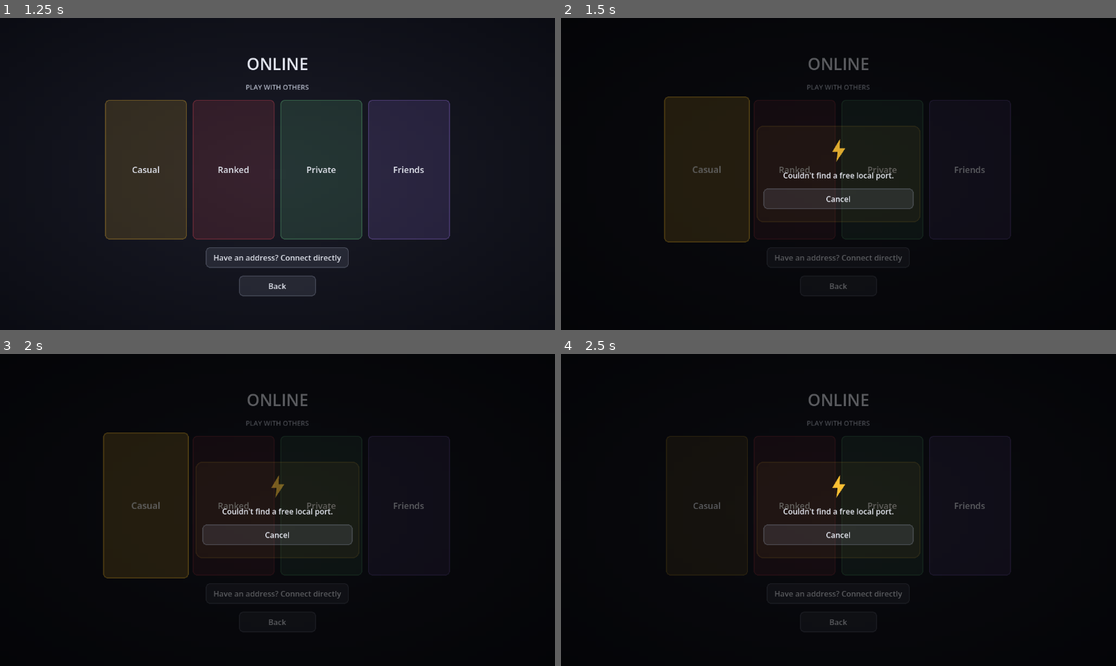
Above: before the commit, frames 1-4 (two rows, left to right).
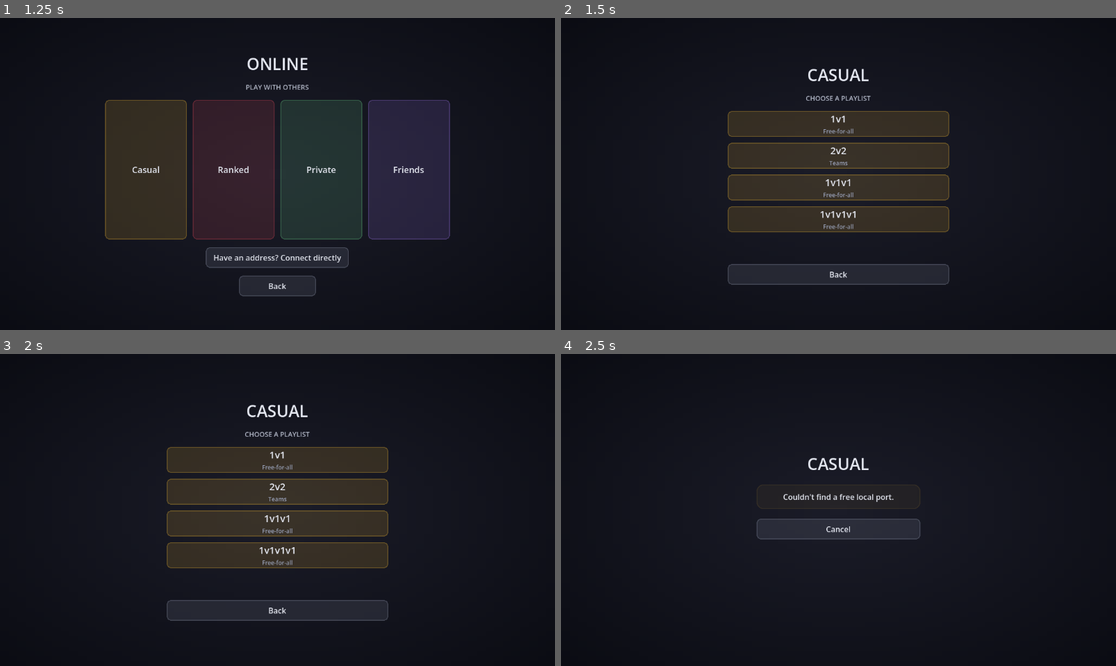
Above: after the commit, the same moments.

Repository: SumDumIdiut/tag
Game: Godot game, scene res://main/bootstrap.tscn
Same seed, same stepped clock (60 frames per second), same inputs: the game is played once before the commit and once after it.
Inputs (mouse positions are in pixels of both pictures, inside the frame that each line leads up to):
- Up to frame 1 (1.25 s): click "ONLINE" at 0.5 s
- Up to frame 2 (1.5 s): click "Casual" at 1.25 s
- Up to frame 3 (2 s): no input
- Up to frame 4 (2.5 s): click (838, 460) at 2.02 s

Frame 1 is identical in both runs. In frame 2, 15% of the frame differs, in the area x 18-77%, y 12-87%; in frame 3, 15%; in frame 4, 2.5%.

Commit message:
Casual gets a playlist picker, same as Ranked already has
New casual_playlist_select.gd/casual_queue.gd (near-duplicates of the
ranked equivalents, minus ELO/tier display and the pulsing icon -- text
only) -- Casual's bar now leads here instead of straight into the old
undifferentiated matchmaker. The server-side playlist-restricted-lobby
auto-start machinery already existed and already worked for casual
(_maybe_autostart_playlist_lobby), just with no client ever driving it;
the one real gap was that a casual server -- unlike a ranked one --
doesn't auto-join a connecting client into its playlist lobby, so
NetworkManager.quick_join_lobby() gains an optional playlist_id param
(default "" keeps every existing caller's behavior identical) threaded
into _server_quick_join_lobby's candidate-matching and fallback-create.

Verified with two real client processes against a real (private, no
relay registration) server: both call quick_join_lobby("1v1"), the
second correctly joins the first's lobby rather than creating a second
one, and the match auto-starts for both with the right playlist_id --
proving the previously-never-exercised casual-playlist auto-start path
actually works now that something calls it.

Diff:
--- /dev/null
+++ b/game/main/casual_playlist_select.gd
@@ -0,0 +1,74 @@
+extends Control
+
+# Casual's own playlist picker -- near-duplicate of ranked_playlist_select.gd
+# (no ELO/tier display, casual has none) since the two screens' actual
+# content diverges enough (accent color, target scene, party restriction
+# messaging is identical but the underlying queue differs -- see
+# casual_queue.gd vs ranked_queue.gd) that sharing a base class would cost
+# more than the small duplication saves.
+
+const UIStyle := preload("res://ui/ui_style.gd")
+const PlaylistCatalog := preload("res://net/playlist_catalog.gd")
+
+@onready var playlist_grid: GridContainer = $VBox/PlaylistGrid
+@onready var back_button: Button = $VBox/BackButton
+
+var _cards := {} # playlist_id -> Button
+
+func _ready() -> void:
+	UIStyle.add_background(self, "casual_queue")
+	UIStyle.style_back_button(back_button)
+	back_button.pressed.connect(_on_back_pressed)
+
+	for id in PlaylistCatalog.PLAYLIST_ORDER:
+		var card := _build_card(id)
+		_cards[id] = card
+		playlist_grid.add_child(card)
+
+	PartyManager.party_updated.connect(_update_restrictions)
+	_update_restrictions(PartyManager.current_party)
+
+func _update_restrictions(_party: Dictionary) -> void:
+	var size := PartyManager.party_size()
+	for id in _cards.keys():
+		UIStyle.set_disabled_overlay(_cards[id], not PlaylistCatalog.fits_party(id, size))
+
+func _build_card(playlist_id: String) -> Button:
+	var btn := Button.new()
+	btn.text = ""
+	btn.custom_minimum_size = Vector2(0, 54)
+	btn.size_flags_horizontal = Control.SIZE_EXPAND_FILL
+	btn.focus_mode = Control.FOCUS_ALL
+	btn.clip_contents = true
+	UIStyle.style_button(btn, UIStyle.COLOR_QUICKPLAY, 10, false)
+	btn.pressed.connect(_on_playlist_pressed.bind(playlist_id))
+
+	var text_box := VBoxContainer.new()
+	text_box.mouse_filter = Control.MOUSE_FILTER_IGNORE
+	text_box.set_anchors_preset(Control.PRESET_FULL_RECT)
+	text_box.alignment = BoxContainer.ALIGNMENT_CENTER
+	btn.add_child(text_box)
+
+	var name_label := Label.new()
+	name_label.text = PlaylistCatalog.display_name(playlist_id)
+	name_label.horizontal_alignment = HORIZONTAL_ALIGNMENT_CENTER
+	name_label.size_flags_horizontal = Control.SIZE_EXPAND_FILL
+	name_label.add_theme_font_size_override("font_size", 20)
+	text_box.add_child(name_label)
+
+	var sub_label := Label.new()
+	sub_label.text = "Teams" if PlaylistCatalog.is_team_mode(playlist_id) else "Free-for-all"
+	sub_label.horizontal_alignment = HORIZONTAL_ALIGNMENT_CENTER
+	sub_label.size_flags_horizontal = Control.SIZE_EXPAND_FILL
+	sub_label.add_theme_font_size_override("font_size", 12)
+	sub_label.add_theme_color_override("font_color", UIStyle.COLOR_NEUTRAL)
+	text_box.add_child(sub_label)
+
+	return btn
+
+func _on_playlist_pressed(playlist_id: String) -> void:
+	GameSettings.selected_casual_playlist = playlist_id
+	get_tree().change_scene_to_file("res://main/casual_queue.tscn")
+
+func _on_back_pressed() -> void:
+	get_tree().change_scene_to_file("res://main/online_menu.tscn")
--- /dev/null
+++ b/game/main/casual_playlist_select.tscn
@@ -0,0 +1,52 @@
+[gd_scene load_steps=3 format=3]
+
+[ext_resource type="Script" path="res://main/casual_playlist_select.gd" id="1"]
+[ext_resource type="Theme" path="res://ui/theme.tres" id="2"]
+
+[node name="CasualPlaylistSelect" type="Control"]
+layout_mode = 3
+anchors_preset = 15
+anchor_right = 1.0
+anchor_bottom = 1.0
+grow_horizontal = 2
+grow_vertical = 2
+theme = ExtResource("2")
+script = ExtResource("1")
+
+[node name="VBox" type="VBoxContainer" parent="."]
+layout_mode = 1
+anchors_preset = 8
+anchor_left = 0.5
+anchor_top = 0.5
+anchor_right = 0.5
+anchor_bottom = 0.5
+offset_left = -230.0
+offset_top = -230.0
+offset_right = 230.0
+offset_bottom = 230.0
+theme_override_constants/separation = 16
+
+[node name="Title" type="Label" parent="VBox"]
+layout_mode = 2
+theme_override_font_sizes/font_size = 34
+horizontal_alignment = 1
+text = "CASUAL"
+
+[node name="Subtitle" type="Label" parent="VBox"]
+layout_mode = 2
+theme_override_colors/font_color = Color(0.7, 0.72, 0.78, 1)
+theme_override_font_sizes/font_size = 14
+horizontal_alignment = 1
+text = "CHOOSE A PLAYLIST"
+
+[node name="PlaylistGrid" type="GridContainer" parent="VBox"]
+layout_mode = 2
+size_flags_vertical = 3
+columns = 1
+theme_override_constants/h_separation = 16
+theme_override_constants/v_separation = 12
+
+[node name="BackButton" type="Button" parent="VBox"]
+layout_mode = 2
+custom_minimum_size = Vector2(0, 36)
+text = "Back"
--- /dev/null
+++ b/game/main/casual_queue.gd
@@ -0,0 +1,165 @@
+extends Control
+
+# "Find Casual Match" for a specific playlist -- near-duplicate of
+# ranked_queue.gd's shape, with two real differences: a casual server
+# doesn't auto-join a connecting client into its playlist lobby the way
+# NetworkManager.is_ranked_server does server-side (see
+# _server_register_player), so this screen has to explicitly call
+# quick_join_lobby(_playlist_id) once connected; and there's no ELO/tier
+# anything to fetch or show, so match_intro's roster cards just render
+# plain (ranked=false).
+
+const MATCH_INTRO_SCENE := preload("res://main/match_intro.tscn")
+const DIRECTORY_URL := "https://codecade.co.za/tag/api/servers"
+const RELAY_JOIN_BASE := "wss://codecade.co.za/tag/relay/join/"
+
+const UIStyle := preload("res://ui/ui_style.gd")
+const PlaylistCatalog := preload("res://net/playlist_catalog.gd")
+const TeamLobbyViewScene := preload("res://ui/team_lobby_view.gd")
+const MapVotePopupScene := preload("res://ui/map_vote_popup.gd")
+
+@onready var status_label: Label = $VBox/StatusPanel/StatusBox/StatusLabel
+@onready var back_button: Button = $VBox/BackButton
+
+var _http: HTTPRequest
+var _spawner: LocalServerSpawner
+var _username := ""
+var _playlist_id := ""
+var _team_view: TeamLobbyView
+var _map_vote_popup: MapVotePopup
+# See ranked_queue.gd's identical field for why every async callback below
+# checks this first -- NetworkManager's signals outlive this screen.
+var _cancelled := false
+
+func _ready() -> void:
+	_playlist_id = GameSettings.selected_casual_playlist
+	UIStyle.add_background(self, "casual_queue")
+	$VBox/StatusPanel.add_theme_stylebox_override("panel", UIStyle.panel_box(UIStyle.COLOR_QUICKPLAY))
+	UIStyle.style_back_button(back_button)
+	if PlaylistCatalog.is_team_mode(_playlist_id):
+		_build_team_view()
+	_map_vote_popup = MapVotePopupScene.new()
+	add_child(_map_vote_popup)
+
+	back_button.pressed.connect(_on_back_pressed)
+	_username = GameSettings.saved_username
+	GameSettings.save_username(_username)
+
+	_http = HTTPRequest.new()
+	add_child(_http)
+	_http.request_completed.connect(_on_directory_response)
+
+	_spawner = LocalServerSpawner.new()
+	add_child(_spawner)
+	_spawner.failed.connect(_on_spawn_failed)
+
+	NetworkManager.connected_to_server.connect(_on_connected)
+	NetworkManager.connection_failed.connect(_on_join_existing_failed)
+	NetworkManager.match_started.connect(_on_match_started)
+	NetworkManager.lobby_state_updated.connect(_on_lobby_state_updated)
+	NetworkManager.map_vote_phase_started.connect(_on_map_vote_phase_started)
+	NetworkManager.map_vote_phase_ended.connect(_on_map_vote_phase_ended)
+
+	status_label.text = "Finding a %s match..." % PlaylistCatalog.display_name(_playlist_id)
+	if _http.request(DIRECTORY_URL) != OK:
+		_host_new_casual_server()
+
+func _build_team_view() -> void:
+	$VBox.visible = false
+	_team_view = TeamLobbyViewScene.new()
+	_team_view.set_anchors_and_offsets_preset(Control.PRESET_FULL_RECT)
+	_team_view.playlist_id = _playlist_id
+	_team_view.ranked = false
+	_team_view.my_id = NetworkManager.my_peer_id
+	add_child(_team_view)
+	_team_view.set_roster({})
+
+	var cancel_btn := Button.new()
+	cancel_btn.text = "Cancel"
+	cancel_btn.custom_minimum_size = Vector2(200, 40)
+	cancel_btn.set_anchors_preset(Control.PRESET_CENTER_BOTTOM)
+	cancel_btn.position = Vector2(-100, -50)
+	UIStyle.style_back_button(cancel_btn)
+	cancel_btn.pressed.connect(_on_back_pressed)
+	add_child(cancel_btn)
+
+func _on_map_vote_phase_started(duration: float) -> void:
+	_map_vote_popup.start_voting(duration)
+
+func _on_map_vote_phase_ended(chosen_level_id: String, countdown: float) -> void:
+	_map_vote_popup.show_result(chosen_level_id, countdown)
+
+func _on_lobby_state_updated(lobby: Dictionary) -> void:
+	if _cancelled or lobby.is_empty():
+		return
+	_map_vote_popup.set_votes(lobby.get("map_votes", {}))
+	if not _team_view:
+		return
+	_team_view.my_id = NetworkManager.my_peer_id
+	_team_view.set_roster(lobby.get("members", {}))
+
+func _on_directory_response(result: int, response_code: int, _headers: PackedStringArray, body: PackedByteArray) -> void:
+	if _cancelled:
+		return
+	if result != HTTPRequest.RESULT_SUCCESS or response_code != 200:
+		_host_new_casual_server()
+		return
+	var parsed = JSON.parse_string(body.get_string_from_utf8())
+	if typeof(parsed) != TYPE_ARRAY:
+		_host_new_casual_server()
+		return
+	var best = null
+	for s in parsed:
+		if s.get("ranked", false):
+			continue
+		if s.get("playlist", "") != _playlist_id:
+			continue
+		if s.playerCount >= s.maxPlayers:
+			continue
+		if best == null or s.playerCount > best.playerCount:
+			best = s
+	if best == null:
+		_host_new_casual_server()
+		return
+	status_label.text = "Joining a %s match..." % PlaylistCatalog.display_name(_playlist_id)
+	NetworkManager.set_username(_username)
+	NetworkManager.start_client(RELAY_JOIN_BASE + str(best.id), _username)
+
+func _on_join_existing_failed() -> void:
+	if _cancelled:
+		return
+	status_label.text = "That server just went offline -- hosting a new one instead..."
+	_host_new_casual_server()
+
+func _host_new_casual_server() -> void:
+	if _cancelled:
+		return
+	status_label.text = "No open %s matches -- starting one..." % PlaylistCatalog.display_name(_playlist_id)
+	_spawner.spawn("%s's Match" % _username, _username, ["--playlist=%s" % _playlist_id])
+
+func _on_spawn_failed(reason: String) -> void:
+	if _cancelled:
+		return
+	status_label.text = reason
+
+func _on_connected() -> void:
+	if _cancelled:
+		return
+	status_label.text = "Waiting for more players..."
+	NetworkManager.quick_join_lobby(_playlist_id)
+
+func _on_match_started(_lobby_id: int, my_id: int, roster: Dictionary, level_id: String, playlist_id: String = "") -> void:
+	if _cancelled:
+		return
+	var scene := MATCH_INTRO_SCENE.instantiate()
+	scene.setup(my_id, roster, level_id, false, playlist_id)
+	get_tree().root.add_child(scene)
+	get_tree().current_scene.queue_free()
+	get_tree().current_scene = scene
+
+func _on_back_pressed() -> void:
+	_cancelled = true
+	_http.cancel_request()
+	NetworkManager.disconnect_from_server()
+	_spawner.kill_child()
+	get_tree().change_scene_to_file("res://main/online_menu.tscn")
--- /dev/null
+++ b/game/main/casual_queue.tscn
@@ -0,0 +1,52 @@
+[gd_scene load_steps=3 format=3]
+
+[ext_resource type="Script" path="res://main/casual_queue.gd" id="1"]
+[ext_resource type="Theme" path="res://ui/theme.tres" id="2"]
+
+[node name="CasualQueue" type="Control"]
+layout_mode = 3
+anchors_preset = 15
+anchor_right = 1.0
+anchor_bottom = 1.0
+grow_horizontal = 2
+grow_vertical = 2
+theme = ExtResource("2")
+script = ExtResource("1")
+
+[node name="VBox" type="VBoxContainer" parent="."]
+layout_mode = 1
+anchors_preset = 8
+anchor_left = 0.5
+anchor_top = 0.5
+anchor_right = 0.5
+anchor_bottom = 0.5
+offset_left = -170.0
+offset_top = -120.0
+offset_right = 170.0
+offset_bottom = 120.0
+theme_override_constants/separation = 20
+
+[node name="Title" type="Label" parent="VBox"]
+layout_mode = 2
+theme_override_font_sizes/font_size = 34
+horizontal_alignment = 1
+text = "CASUAL"
+
+[node name="StatusPanel" type="PanelContainer" parent="VBox"]
+layout_mode = 2
+
+[node name="StatusBox" type="VBoxContainer" parent="VBox/StatusPanel"]
+layout_mode = 2
+alignment = 1
+theme_override_constants/separation = 14
+
+[node name="StatusLabel" type="Label" parent="VBox/StatusPanel/StatusBox"]
+layout_mode = 2
+horizontal_alignment = 1
+autowrap_mode = 2
+text = "Finding a casual match..."
+
+[node name="BackButton" type="Button" parent="VBox"]
+layout_mode = 2
+custom_minimum_size = Vector2(0, 40)
+text = "Cancel"
--- a/game/main/game_settings.gd
+++ b/game/main/game_settings.gd
@@ -14,6 +14,10 @@
 # Set by ranked_playlist_select.gd right before change_scene_to_file to
 # ranked_queue.tscn -- see PlaylistCatalog for what this id resolves to.
 var selected_ranked_playlist: String = PlaylistCatalog.PLAYLIST_ORDER[0]
+# Same as selected_ranked_playlist above, just for casual_playlist_select.gd
+# -> casual_queue.tscn -- kept as a separate var since picking a casual
+# playlist shouldn't silently change what Ranked queues for next, or vice versa.
+var selected_casual_playlist: String = PlaylistCatalog.PLAYLIST_ORDER[0]
 
 const USERNAME_PATH := "user://username.txt"
 const DEFAULT_USERNAME := "Player"
--- a/game/main/online_menu.gd
+++ b/game/main/online_menu.gd
@@ -71,7 +71,7 @@
 	get_tree().change_scene_to_file("res://main/main_menu.tscn")
 
 func _on_casual_pressed() -> void:
-	_start_matchmaking(false)
+	get_tree().change_scene_to_file("res://main/casual_playlist_select.tscn")
 
 ## Private always hosts a fresh, unlisted server rather than offering a
 ## host-or-join choice -- joining someone else's private match happens via
--- a/game/net/network_manager.gd
+++ b/game/net/network_manager.gd
@@ -327,18 +327,25 @@
 ## exact same internal helpers _server_create_lobby/_server_join_lobby call,
 ## so quick-joined and manually-joined lobbies behave identically once in
 ## lobby_room.
-@rpc("any_peer", "reliable")
-func _server_quick_join_lobby() -> void:
+## `playlist_id` "" (default) keeps the original behavior exactly -- any open
+## lobby regardless of playlist, creating a plain "Quick Match" one if none
+## exists. A real playlist id restricts candidates to lobbies already
+## restricted to that same playlist (never matches a "" lobby or a
+## different playlist's), and the freshly-created fallback carries the
+## playlist forward too -- see casual_queue.gd, the one caller that passes
+## a real value today.
+@rpc("any_peer", "reliable")
+func _server_quick_join_lobby(playlist_id: String = "") -> void:
 	if not is_server:
 		return
 	var sender := multiplayer.get_remote_sender_id()
 	if _peer_lobby.has(sender):
 		return
 	for lobby in _lobbies.values():
-		if not lobby.in_match and lobby.members.size() < lobby.max_players:
+		if not lobby.in_match and lobby.members.size() < lobby.max_players and lobby.get("playlist", "") == playlist_id:
 			_join_lobby_internal(sender, lobby.id)
 			return
-	_create_lobby_internal(sender, "Quick Match", MAX_LOBBY_PLAYERS)
+	_create_lobby_internal(sender, "Quick Match", MAX_LOBBY_PLAYERS, playlist_id)
 
 ## color_id here (not just username/ready) so a live lobby-waiting view (see
 ## TeamLobbyView) can show real character portraits before the match even
@@ -863,8 +870,8 @@
 func join_lobby(lobby_id: int) -> void:
 	rpc_id(1, "_server_join_lobby", lobby_id)
 
-func quick_join_lobby() -> void:
-	rpc_id(1, "_server_quick_join_lobby")
+func quick_join_lobby(playlist_id: String = "") -> void:
+	rpc_id(1, "_server_quick_join_lobby", playlist_id)
 
 func leave_lobby() -> void:
 	rpc_id(1, "_server_leave_lobby")
Not shown, added: game/main/casual_playlist_select.gd.uid
Not shown, added: game/main/casual_queue.gd.uid
